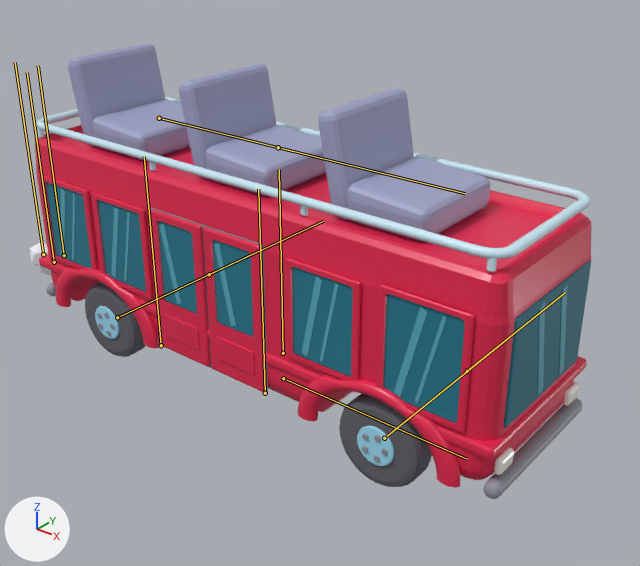
Renders of the FBX model Assets/_BusJam/Art/Models/Otobus/Otobus.fbx from each side of a commit.
Rendered twice from a 50 mm camera at (4.67, -5.29, 4.4) aimed at (0.35, 0.1, 1.05). Arrows for +X, +Y and +Z are at lower left; the lights stay in place. The older version comes first. The bones that change, and the others that lie on the model, are drawn over the model as lines.

In view in the first picture: 'Otobus'.
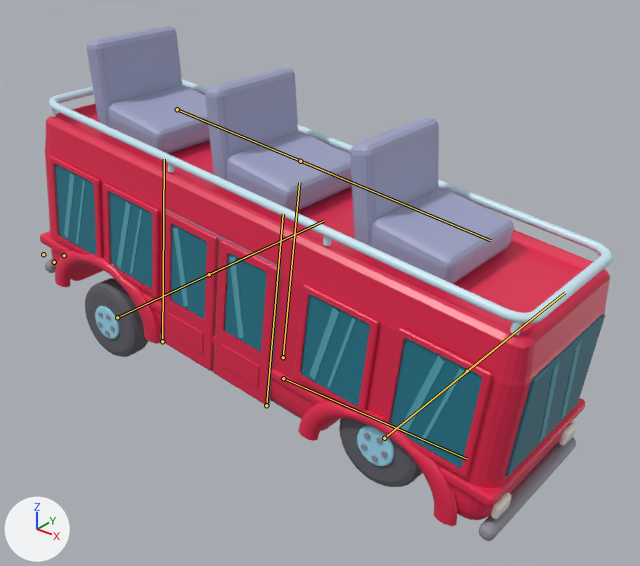
The newer file adds an action. The first version stands in its rest pose; the second is drawn at frame 5 of the action 'Celebrate_Arrive'.

Where the change shows, as pixel boxes [x1, y1, x2, y2] in the pictures (640 x 566 px):
```json
{"object": "Otobus", "change": "posed", "before": [30, 43, 592, 499], "after": [40, 26, 613, 541], "on screen": "13% taller"}
{"bone": "Body", "before": "(283, 353) to (279, 169)", "after": "(283, 357) to (299, 182)"}
{"bone": "Smoke_0", "before": "(54, 262) to (27, 72)", "after": "(54, 262) to (54, 261)"}
{"bone": "Smoke_1", "before": "(64, 255) to (38, 65)", "after": "(64, 255) to (64, 255)"}
{"bone": "Smoke_2", "before": "(43, 254) to (15, 62)", "after": "(43, 254) to (43, 254)"}
```

Scene script edits in JSON lines:
```json
{"block": "bone_body", "where": "bone_body = bpy.data.objects['OtobusRig'].pose.bones['Body']  # child of 'Root'"}
{"op": "set", "path": "bone_body.location", "old": "(0.0, 0.0, 0.0)", "new": "(0.0, -0.05, 0.0)"}
{"op": "set", "path": "bone_body.rotation_quaternion", "old": "(1.0, 0.0, 0.0, 0.0)", "new": "(0.998, 0.004, 0.0, -0.065)", "note": "degrees (0, 0, 0) -> degrees (0, 0, -7)"}
{"block": "bone_wheel_fl", "where": "bone_wheel_fl = bpy.data.objects['OtobusRig'].pose.bones['Wheel_FL']  # child of 'Root'"}
{"op": "set", "path": "bone_wheel_fl.rotation_quaternion", "old": "(1.0, 0.0, 0.0, 0.0)", "new": "(-0.208, 0.0, -0.978, 0.0)", "note": "degrees (0, 0, 0) -> degrees (0, 156, 0)"}
{"block": "bone_wheel_fr", "where": "bone_wheel_fr = bpy.data.objects['OtobusRig'].pose.bones['Wheel_FR']  # child of 'Root'"}
{"op": "set", "path": "bone_wheel_fr.rotation_quaternion", "old": "(1.0, 0.0, 0.0, 0.0)", "new": "(-0.208, 0.0, -0.978, 0.0)", "note": "degrees (0, 0, 0) -> degrees (0, 156, 0)"}
{"block": "bone_wheel_rl", "where": "bone_wheel_rl = bpy.data.objects['OtobusRig'].pose.bones['Wheel_RL']  # child of 'Root'"}
{"op": "set", "path": "bone_wheel_rl.rotation_quaternion", "old": "(1.0, 0.0, 0.0, 0.0)", "new": "(-0.208, 0.0, -0.978, 0.0)", "note": "degrees (0, 0, 0) -> degrees (0, 156, 0)"}
{"block": "bone_wheel_rr", "where": "bone_wheel_rr = bpy.data.objects['OtobusRig'].pose.bones['Wheel_RR']  # child of 'Root'"}
{"op": "set", "path": "bone_wheel_rr.rotation_quaternion", "old": "(1.0, 0.0, 0.0, 0.0)", "new": "(-0.208, 0.0, -0.978, 0.0)", "note": "degrees (0, 0, 0) -> degrees (0, 156, 0)"}
{"block": "bone_smoke_0", "where": "bone_smoke_0 = bpy.data.objects['OtobusRig'].pose.bones['Smoke_0']  # child of 'Root'"}
{"op": "set", "path": "bone_smoke_0.scale", "old": "(1.0, 1.0, 1.0)", "new": "(0.0, 0.0, 0.0)"}
{"block": "bone_smoke_1", "where": "bone_smoke_1 = bpy.data.objects['OtobusRig'].pose.bones['Smoke_1']  # child of 'Root'"}
{"op": "set", "path": "bone_smoke_1.scale", "old": "(1.0, 1.0, 1.0)", "new": "(0.0, 0.0, 0.0)"}
{"block": "bone_smoke_2", "where": "bone_smoke_2 = bpy.data.objects['OtobusRig'].pose.bones['Smoke_2']  # child of 'Root'"}
{"op": "set", "path": "bone_smoke_2.scale", "old": "(1.0, 1.0, 1.0)", "new": "(0.0, 0.0, 0.0)"}
```
